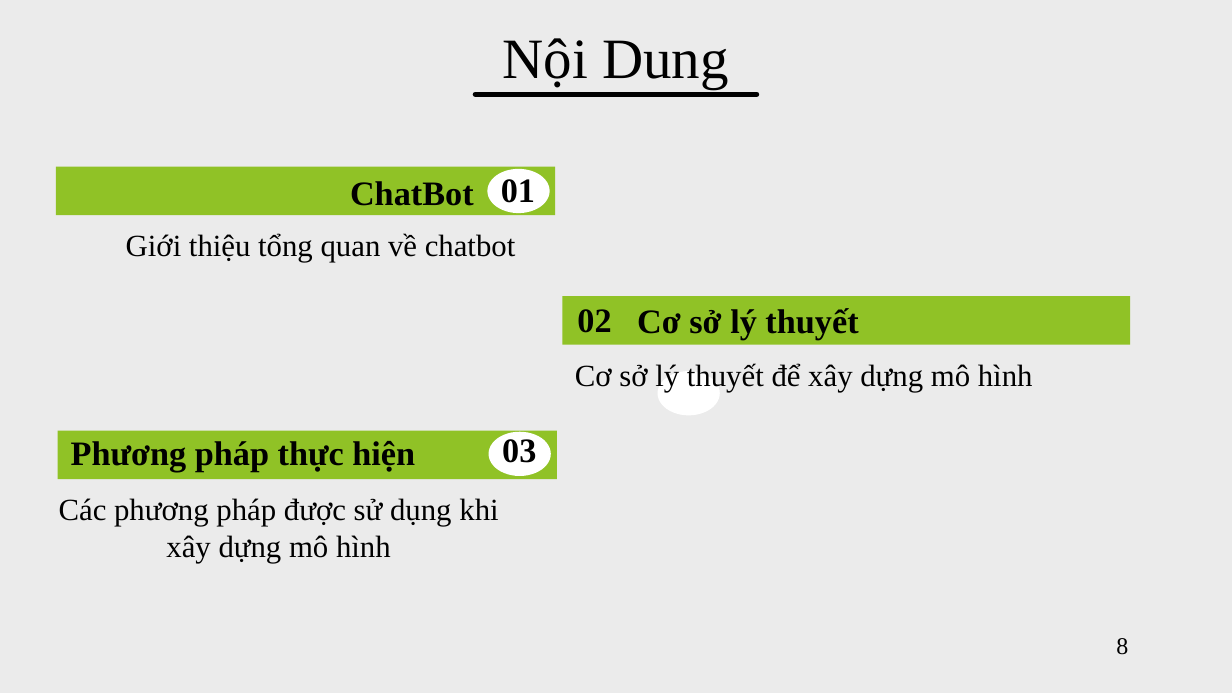
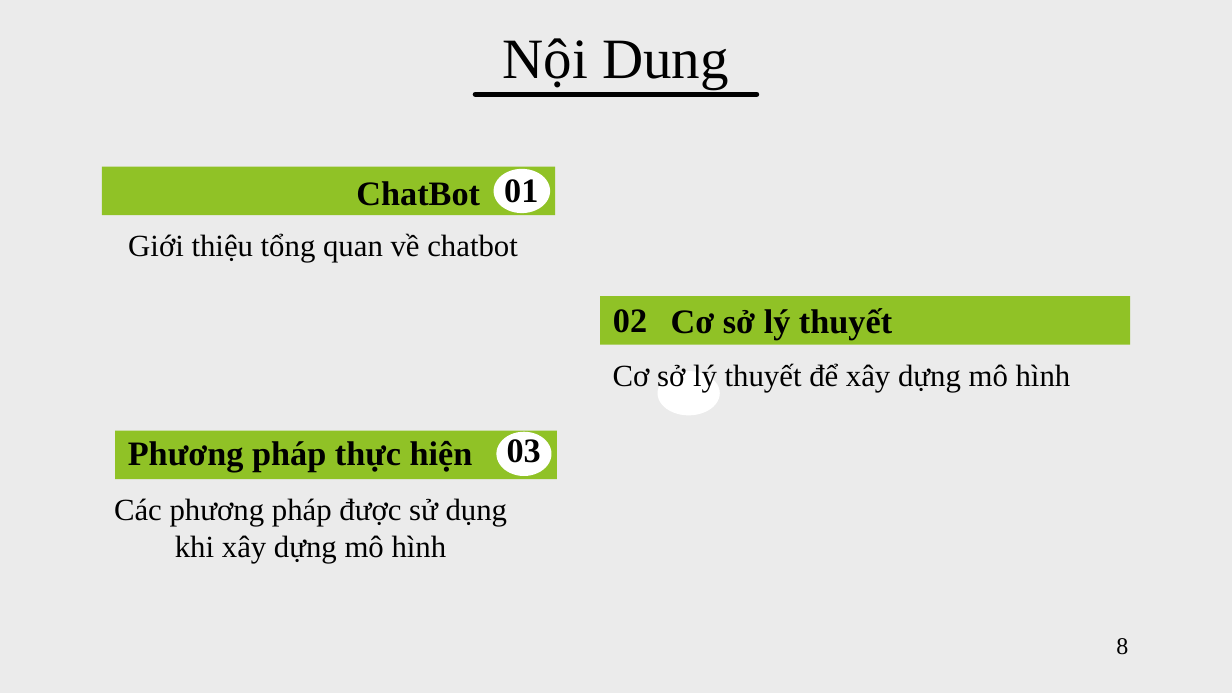
Before and after one commit to vanvibig/BaoCaoLuanVan, a slide deck: slide 8 of BaoCaoLuanVan_NguyenVanVi.pptx. Drawn at 1232x693 pixels with LibreOffice and Linux fonts; fonts in the diff are those of the drawing. Boxes give left, top, right and bottom in pixels: in the first picture for what was removed or moved away, otherwise in the second. Text is boxed around its words. In the diff, an @@ line names an element or a change of style, - is before the commit and + after.

```diff
--- a/BaoCaoLuanVan_NguyenVanVi.pptx
+++ b/BaoCaoLuanVan_NguyenVanVi.pptx
@@ rectangle: place and size @@
-rectangle at (55, 166, 554, 214)
+rectangle at (102, 166, 556, 214)
@@ text "ChatBot": place and size @@
-text "ChatBot" at (350, 181, 474, 206)
+text "ChatBot" at (356, 181, 480, 206)
@@ text "01" rewrapped from (501, 179, 535, 203) to (504, 179, 538, 209) @@
@@ ellipse: place and size @@
-ellipse at (488, 169, 551, 213)
+ellipse at (494, 169, 551, 213)
@@ text "02": place and size @@
-text "02" at (577, 309, 611, 333)
+text "02" at (613, 309, 647, 333)
@@ rectangle: place and size @@
-rectangle at (563, 296, 1131, 344)
+rectangle at (600, 296, 1130, 344)
@@ text "Cơ sở lý thuyết": place and size @@
-text "Cơ sở lý thuyết" at (637, 308, 858, 340)
+text "Cơ sở lý thuyết" at (671, 308, 892, 340)
@@ text "Cơ sở lý thuyết để ...": place and size @@
-text "Cơ sở lý thuyết để ..." at (575, 363, 1033, 392)
+text "Cơ sở lý thuyết để ..." at (613, 363, 1071, 392)
@@ rectangle: place and size @@
-rectangle at (58, 431, 557, 479)
+rectangle at (115, 431, 557, 479)
@@ text "Phương pháp thực hiện": place and size @@
-text "Phương pháp thực hiện" at (71, 441, 415, 472)
+text "Phương pháp thực hiện" at (128, 441, 473, 472)
@@ text "03": place and size @@
-text "03" at (502, 435, 536, 463)
+text "03" at (507, 435, 541, 463)
@@ ellipse: place and size @@
-ellipse at (489, 431, 552, 476)
+ellipse at (496, 431, 552, 476)
@@ text "Các phương pháp được sử ..." rewrapped from (59, 498, 498, 563) to (114, 498, 508, 563) @@
```
Also in this commit, not shown: 15 other slides changed, 1 other file.
